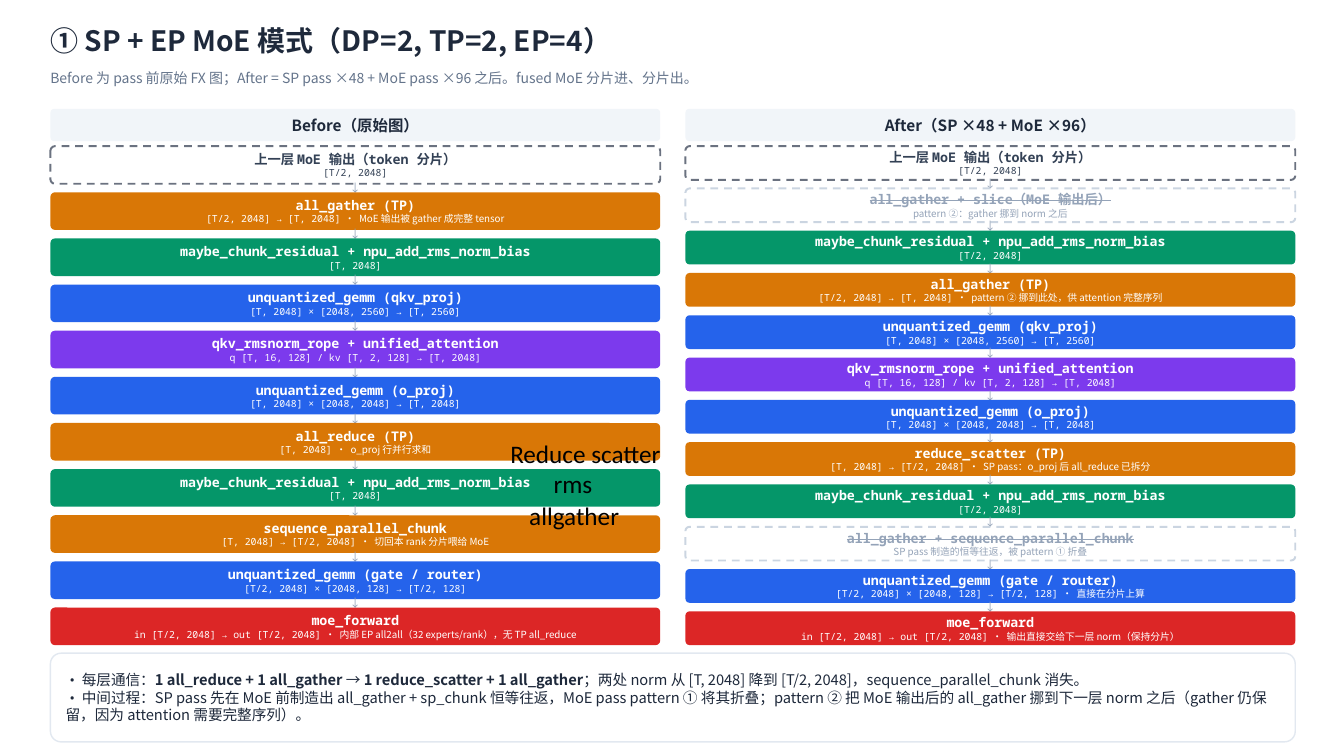
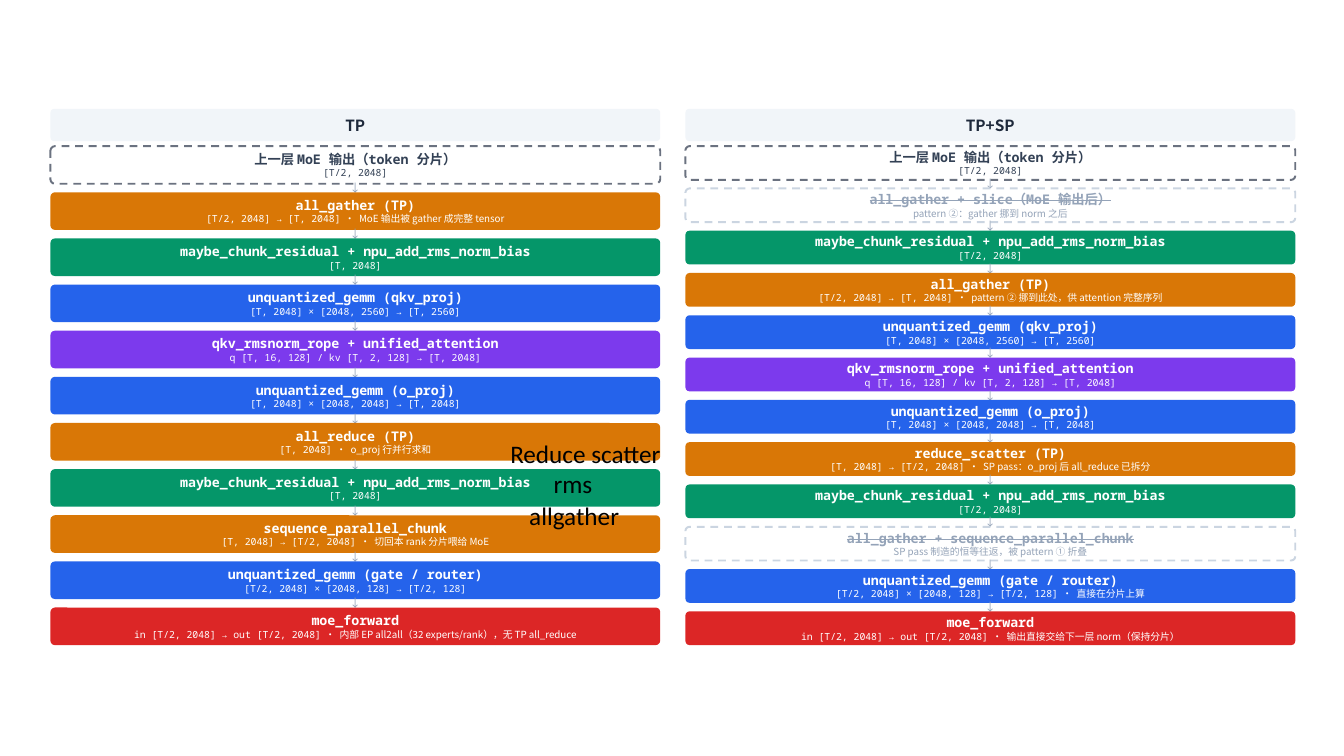
Before and after one commit to MmMmaru/vllm-ascend-workspace, a slide deck: slide 2 of docs/lagacy/sp_moe_pass.pptx. Drawn at 1344x756 pixels with LibreOffice and Linux fonts; fonts in the diff are those of the drawing. Boxes give left, top, right and bottom in pixels: in the first picture for what was removed or moved away, otherwise in the second. Text is boxed around its words. In the diff, an @@ line names an element or a change of style, - is before the commit and + after.

```diff
--- a/docs/lagacy/sp_moe_pass.pptx
+++ b/docs/lagacy/sp_moe_pass.pptx
@@ text removed at [50,27,611,57] @@
-① SP + EP MoE 模式（DP=2, TP=2, EP=4）
@@ text removed at [50,71,698,86] @@
-Before 为 pass 前原始 FX 图；After = SP pass ×48 + MoE pass ×96 之后。fused MoE 分片进、分片出。
@@ text in rounded rectangle at [345,119,365,131]: text changed @@
-Before（原始图）
+TP
@@ text in rounded rectangle at [966,119,1015,131]: text changed @@
-After（SP ×48 + MoE ×96）
+TP+SP
@@ rounded rectangle removed at [50,653,1296,742] @@
-• 每层通信：1 all_reduce + 1 all_gather → 1 reduce_scatter + 1 all_gather；两处 norm 从 [T, 2048] 降到 [T/2, 2048]，sequence_parallel_chunk 消失。
-• 中间过程：SP pass 先在 MoE 前制造出 all_gather + sp_chunk 恒等往返，MoE pass pattern ① 将其折叠；pattern ② 把 MoE 输出后的 all_gather 挪到下一层 norm 之后（gather 仍保留，因为 attention 需要完整序列）。
```
Also in this commit, not shown: 1 slide added, 9 other files.
